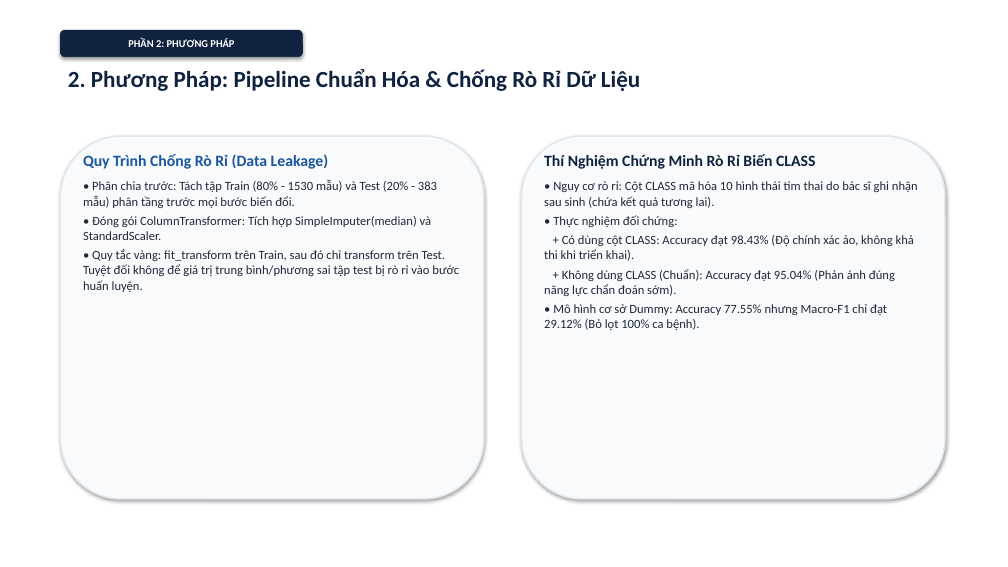
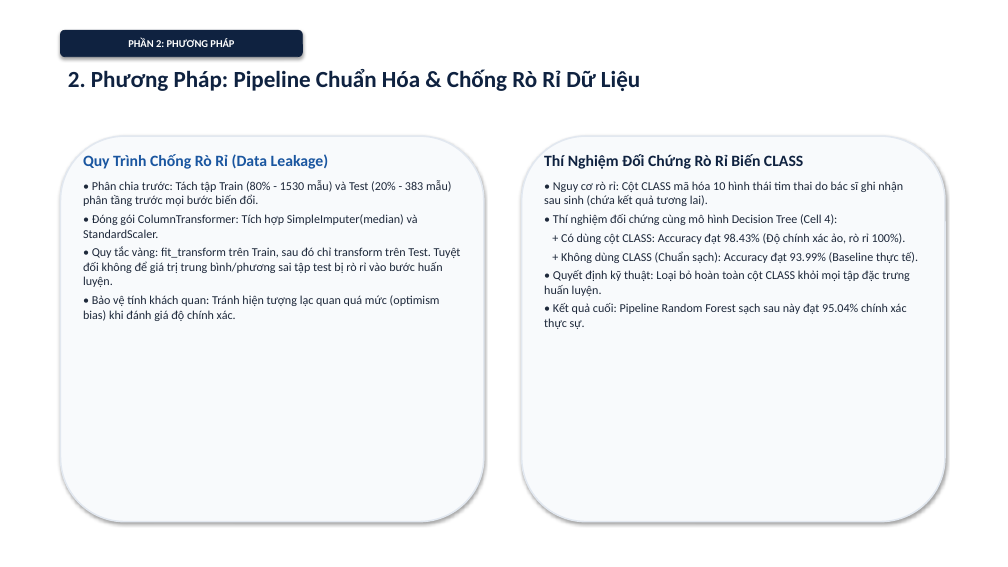
Before and after one commit to Escanor292/caimo, a slide deck: slide 5 of DT69_123000609_SlideThuyetTrinh.pptx. Drawn at 1008x567 pixels with LibreOffice and Linux fonts; fonts in the diff are those of the drawing. Boxes give left, top, right and bottom in pixels: in the first picture for what was removed or moved away, otherwise in the second. Text is boxed around its words. In the diff, an @@ line names an element or a change of style, - is before the commit and + after.

```diff
--- a/DT69_123000609_SlideThuyetTrinh.pptx
+++ b/DT69_123000609_SlideThuyetTrinh.pptx
@@ rounded rectangle resized from (x1=60, y1=136, x2=484, y2=499) to (x1=60, y1=136, x2=484, y2=522) @@
@@ rounded rectangle resized from (x1=522, y1=136, x2=945, y2=499) to (x1=522, y1=136, x2=945, y2=522) @@
@@ text at (x1=544, y1=154, x2=803, y2=169): text changed @@
-Thí Nghiệm Chứng Minh Rò Rỉ Biến CLASS
+Thí Nghiệm Đối Chứng Rò Rỉ Biến CLASS
@@ text at (x1=83, y1=180, x2=461, y2=287): size 12 to 11.5 pt in "• Phân chia trước: Tách tập Train ...", "• Đóng gói ColumnTransformer: Tích hợp SimpleImputer(median) ...", "• Quy tắc vàng: fit_transform trên Train, ..." @@
@@ text at (x1=544, y1=181, x2=903, y2=206): size 12 to 11.5 pt in "• Nguy cơ rò rỉ: Cột CLASS ..." @@
@@ text at (x1=544, y1=214, x2=910, y2=329): text changed; size 12 to 11.5 pt @@
-• Thực nghiệm đối chứng:
-+ Có dùng cột CLASS: Accuracy đạt 98.43% (Độ chính xác ảo, không khả thi khi triển khai).
-+ Không dùng CLASS (Chuẩn): Accuracy đạt 95.04% (Phản ánh đúng năng lực chẩn đoán sớm).
-• Mô hình cơ sở Dummy: Accuracy 77.55% nhưng Macro-F1 chỉ đạt 29.12% (Bỏ lọt 100% ca bệnh).
+• Thí nghiệm đối chứng cùng mô hình Decision Tree (Cell 4):
++ Có dùng cột CLASS: Accuracy đạt 98.43% (Độ chính xác ảo, rò rỉ 100%).
++ Không dùng CLASS (Chuẩn sạch): Accuracy đạt 93.99% (Baseline thực tế).
+• Quyết định kỹ thuật: Loại bỏ hoàn toàn cột CLASS khỏi mọi tập đặc trưng huấn luyện.
+• Kết quả cuối: Pipeline Random Forest sạch sau này đạt 95.04% chính xác thực sự.
@@ text at (x1=83, y1=295, x2=440, y2=321): paragraph added @@
+• Bảo vệ tính khách quan: Tránh hiện tượng lạc quan quá mức (optimism bias) khi đánh giá độ chính xác.
```
Also in this commit, not shown: 10 other slides changed, 3 slides added, 3 slides removed, 11 other files.
